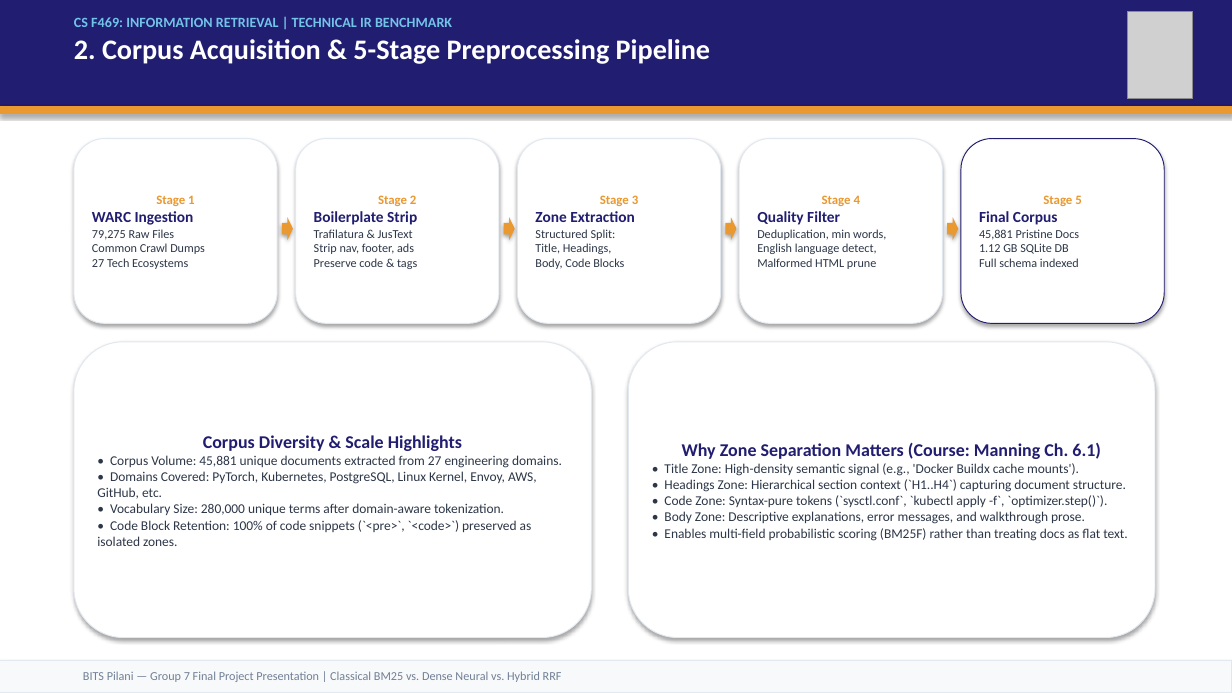
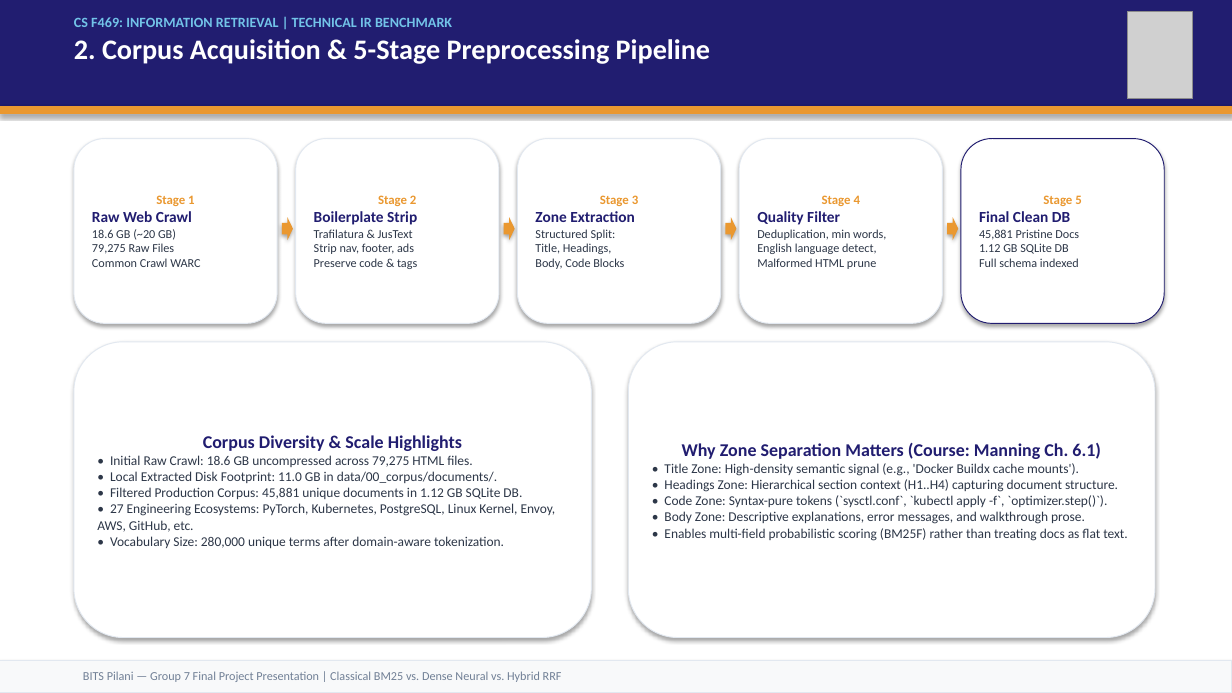
Before and after one commit to vishrutbhushan/ir-benchmark, a slide deck: slide 3 of presentation/IR_Benchmark_Presentation.pptx. Drawn at 1232x693 pixels with LibreOffice and Linux fonts; fonts in the diff are those of the drawing; grey boxes stand for pictures. Boxes give left, top, right and bottom in pixels: in the first picture for what was removed or moved away, otherwise in the second. Text is boxed around its words. In the diff, an @@ line names an element or a change of style, - is before the commit and + after.

Commit message:
fix(presentation): update comprehensive 7-metric chart, 18.6GB crawl scale, and storage breakdown

```diff
--- a/presentation/IR_Benchmark_Presentation.pptx
+++ b/presentation/IR_Benchmark_Presentation.pptx
@@ text in rounded rectangle at [92, 211, 200, 267]: text changed @@
-WARC Ingestion
-79,275 Raw Files
-Common Crawl Dumps
-27 Tech Ecosystems
+Raw Web Crawl
+18.6 GB (~20 GB)
+79,275 Raw Files
+Common Crawl WARC
@@ text in rounded rectangle at [979, 211, 1070, 222]: text changed @@
-Final Corpus
+Final Clean DB
@@ text in rounded rectangle at [97, 455, 556, 532]: text changed @@
-• Corpus Volume: 45,881 unique documents extracted from 27 engineering domains.
-• Domains Covered: PyTorch, Kubernetes, PostgreSQL, Linux Kernel, Envoy, AWS, GitHub, etc.
+• Initial Raw Crawl: 18.6 GB uncompressed across 79,275 HTML files.
+• Local Extracted Disk Footprint: 11.0 GB in data/00_corpus/documents/.
+• Filtered Production Corpus: 45,881 unique documents in 1.12 GB SQLite DB.
+• 27 Engineering Ecosystems: PyTorch, Kubernetes, PostgreSQL, Linux Kernel, Envoy, AWS, GitHub, etc.
@@ text in rounded rectangle at [664, 479, 1118, 492]: text changed @@
-• Headings Zone: Hierarchical section context (`H1..H4`) capturing document structure.
+• Headings Zone: Hierarchical section context (H1..H4) capturing document structure.
@@ text in rounded rectangle at [97, 520, 532, 546]: paragraph removed @@
-• Code Block Retention: 100% of code snippets (`<pre>`, `<code>`) preserved as isolated zones.
```
Also in this commit, not shown: 9 other slides changed, 6 other files.
